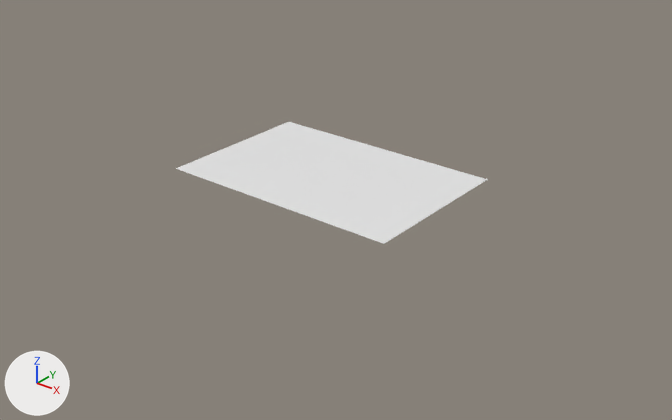
A saved change to the glTF model Assets/floor.glb.
One viewpoint serves both versions: a 50 mm lens placed at (30.5, -38.2, 21.5), pointed at (0.4, -0.5, -1.9). Lighting does not change. The marker at lower left points along +X, +Y and +Z. The older version comes first. Materials are left out; every surface is plain grey. Vertices at exactly the same position are counted once.
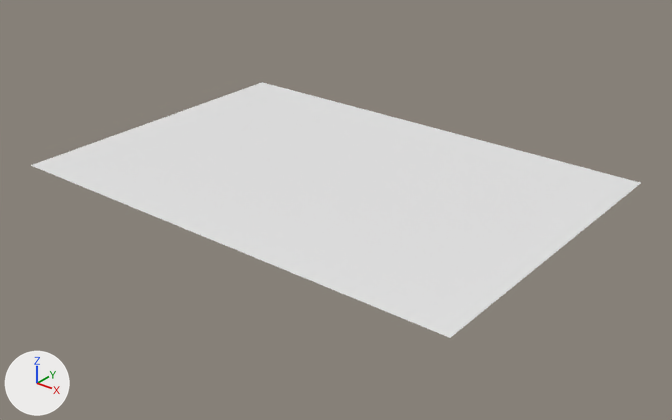
Commit message: floor doppelt groß

What differs and where, as boxes (x1, y1, x2, y2) in the pictures (672 x 420 px):
```json
{"object": "Mesh_0", "change": "reshaped", "before": [176, 122, 488, 244], "after": [31, 82, 641, 338], "on screen": "95% wider, 109% taller"}
{"part": 1, "of": "me_mesh_0", "change": "added", "after": [31, 82, 641, 338]}
```

The change, as JSON lines over the scene's bpy script:
```json
{"block": "me_mesh_0", "where": "# used by ob_mesh_0; location = (0.0, 0.0, 0.0)"}
{"op": "remove", "block": "me_mesh_0", "code": "me_mesh_0.from_pydata(...)  # 176 vertices, 300 faces; spans x -8.0..7.0, y -5.0..5.0, z 0.0"}
{"op": "add", "block": "me_mesh_0", "code": "me_mesh_0.from_pydata(...)  # 630 vertices, 1160 faces; spans x -15.0..14.0, y -10.0..10.0, z 0.0"}
{"block": "me_mesh_0", "change": "me_mesh_0 part 1: 454 vertices added at x -15.0..14.0, y -10.0..10.0, z 0.0"}
```
